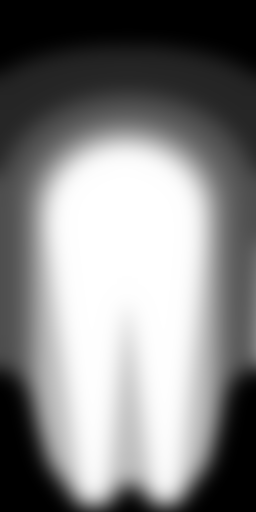
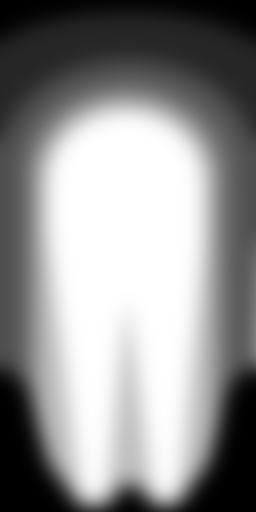
Comparing the layer stacks of the two 256px x 512px images. Changes:
painted on "Propability_filter" over [0,0,256,218]
painted on "Propability_areas" over [0,10,256,216]
hid "udacity_adv_lane_propability_filter.jpg" over [0,0,256,218]
